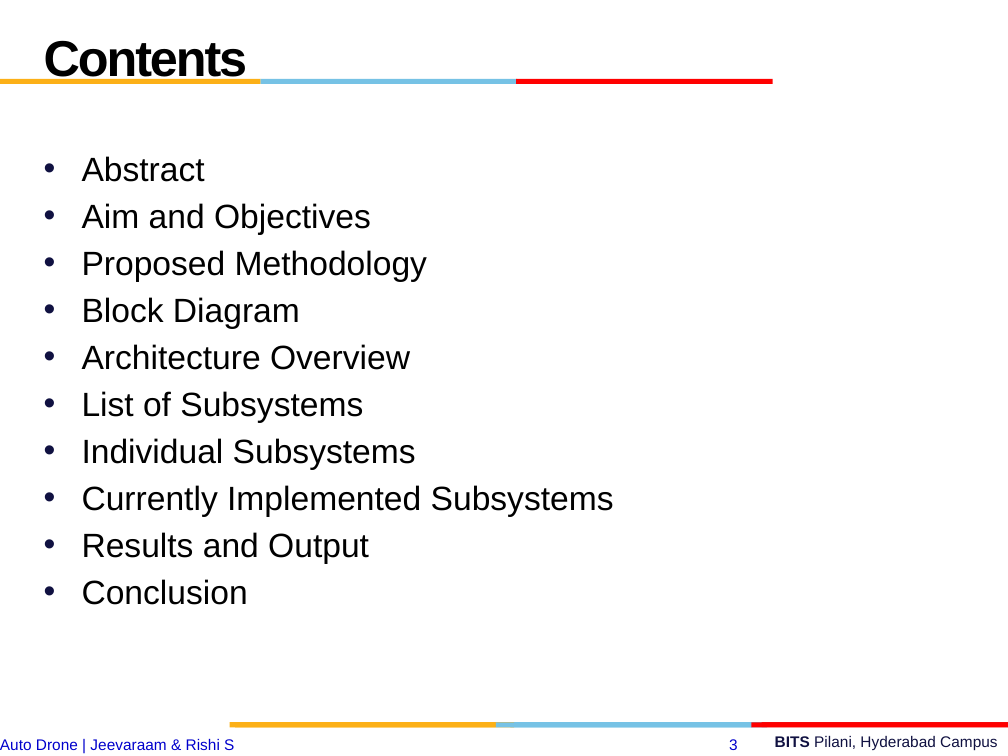
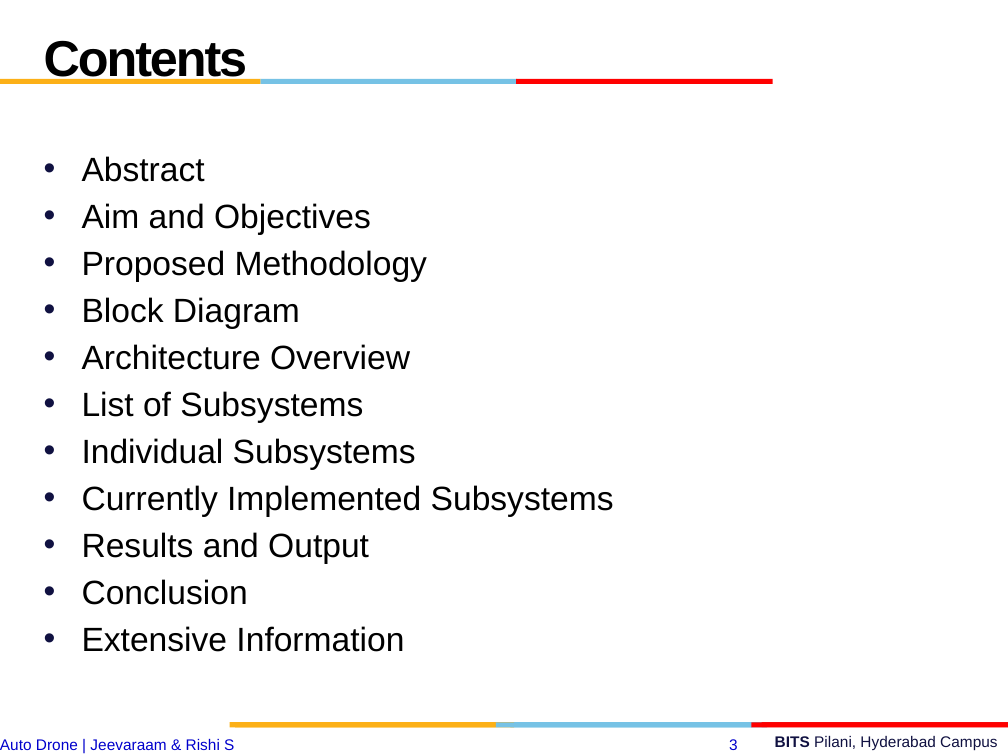
Before and after one commit to jeevaraam/AutoDrone, a slide deck: slide 3 of esd final.pptx. Drawn at 1008x756 pixels with LibreOffice and Linux fonts; fonts in the diff are those of the drawing; background and template pictures are left out. Boxes give left, top, right and bottom in pixels: in the first picture for what was removed or moved away, otherwise in the second. Text is boxed around its words. In the diff, an @@ line names an element or a change of style, - is before the commit and + after.

Commit message:
Presentation - Extensive Info added

```diff
--- a/esd final.pptx
+++ b/esd final.pptx
@@ text at bbox=[82, 626, 404, 652]: paragraph added @@
+• Extensive Information
```
Also in this commit, not shown: 4 other slides changed, 7 slides added, 1 other file.
